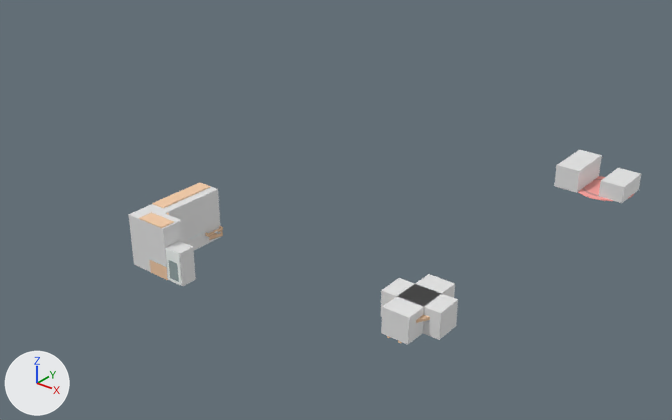
Two versions of the glTF model GIGTHIEF改良中/Asset/Models/Kagu/Kagu.gltf, one commit apart.
Rendered twice from a 50 mm lens placed at (5.15, -10.51, 6.12), pointed at (-2.84, -0.53, -0.07). Lighting does not change. The marker at lower left points along +X, +Y and +Z. The picture after the commit comes second. Where no turn or scale is listed for an object, it has been applied to the vertices.

Objects in the first picture: 'COL1', 'COL2', 'COL3', 'COL4' and 9 more.
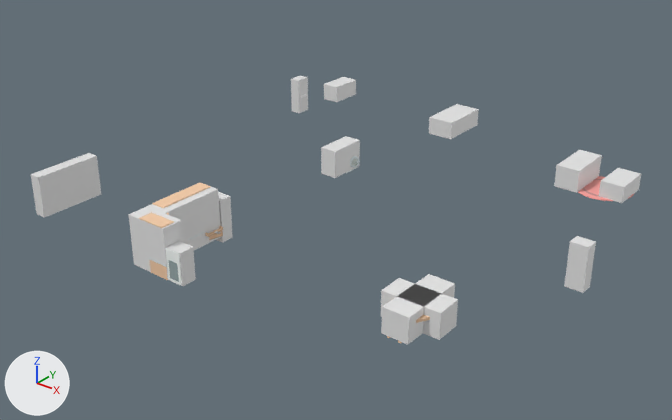
Not visible in the pictures: 'washer(Clone)'.

The change, as a diff of the scene's bpy script:
```diff
--- a/GIGTHIEF改良中/Asset/Models/Kagu/Kagu.gltf.py
+++ b/GIGTHIEF改良中/Asset/Models/Kagu/Kagu.gltf.py
@@ ob_col9 @@
+ob_col9 = bpy.data.objects.new('COL9', me_立方体_010)  # a box spanning x -0.234..0.234, y -0.459..0.459, z -0.153..0.153
+ob_col9.location = (-3.14, 3.27, 0.2)
@@ ob_col10 @@
+ob_col10 = bpy.data.objects.new('COL10', me_立方体_009)  # a box spanning x -0.164..0.164, y -0.309..0.309, z -0.153..0.153
+ob_col10.location = (-5.87, 3.4, 0.2)
@@ ob_col11 @@
+ob_col11 = bpy.data.objects.new('COL11', me_立方体_008)  # a box spanning x -0.096..0.096, y -0.135..0.135, z -0.328..0.328
+ob_col11.location = (-6.16, 2.5, 0.27)
@@ ob_col8 @@
+ob_col8 = bpy.data.objects.new('COL8', me_立方体_005)  # a box spanning x -0.096..0.096, y -0.532..0.532, z -0.328..0.328
+ob_col8.location = (-6.16, -2.94, 0.27)
@@ ob_bathroomsink_clone @@
+ob_bathroomsink_clone = bpy.data.objects.new('bathroomSink(Clone)', me_mesh_bathroomsink)  # 156 vertices, 316 faces; spans x -0.102..0.116, y -0.128..0.127, z -0.234..0.046; in mat_defaultmat_122 (white #ffffff), mat_metallight_008 (white #f8fdfa), mat_carpetwhite_024 (white #fcffff)
+ob_bathroomsink_clone.location = (-6.15, 2.51, 0.27)
@@ ob_col7 @@
+ob_col7 = bpy.data.objects.new('COL7', me_立方体_004)  # a box spanning x -0.131..0.131, y -0.1..0.1, z -0.328..0.328
+ob_col7.location = (1.08, -0.45, 0.32)
@@ ob_col6 @@
+ob_col6 = bpy.data.objects.new('COL6', me_立方体_001)  # a box spanning x -0.143..0.143, y -0.321..0.321, z -0.23..0.23
+ob_col6.location = (-3.58, 0.53, 0.27)
@@ ob_washerdoor @@
+ob_washerdoor = bpy.data.objects.new('washerDoor', me_mesh_washerdoor)  # 126 vertices, 277 faces; spans x -0.021..0.084, y 0.0..0.189, z -0.098..0.098; in mat_metal_021 (white #dfeaec), mat_glass_027 (white #daebe3), mat_defaultmat_121 (white #ffffff)
+ob_washerdoor.location = (-3.46, 0.6, 0.17)
@@ ob_washer_clone @@
+ob_washer_clone = bpy.data.objects.new('washer(Clone)', me_mesh_washer)  # 88 vertices, 172 faces; spans x -0.263..0.0, y 0.0..0.293, z 0.0..0.352; in mat_metallight_005 (white #f8fdfa), mat_metalmedium_006 (grey #a4b6b6), mat_metaldark_163 (grey #96a7a7)
+ob_washer_clone.location = (-3.46, 0.55, 0.0)
@@ ob_col5 @@
+ob_col5 = bpy.data.objects.new('COL5', me_立方体_004.copy())
+ob_col5.location = (-3.54, -2.28, 0.27)
```

Changed parts and their boxes (x1, y1, x2, y2) in the pictures (672 x 420 px):
'COL8', added
    after: (31, 153, 101, 218)
'COL7', added
    after: (564, 236, 596, 293)
'COL9', added
    after: (429, 104, 479, 139)
'COL6', added
    after: (321, 136, 360, 178)
'COL10', added
    after: (324, 77, 356, 102)
'COL11', added
    after: (291, 76, 308, 113)
'COL5', added
    after: (216, 192, 233, 243)
'washerDoor', added
    after: (350, 156, 360, 168)
'bathroomSink(Clone)', added
    after: (301, 94, 307, 98)
